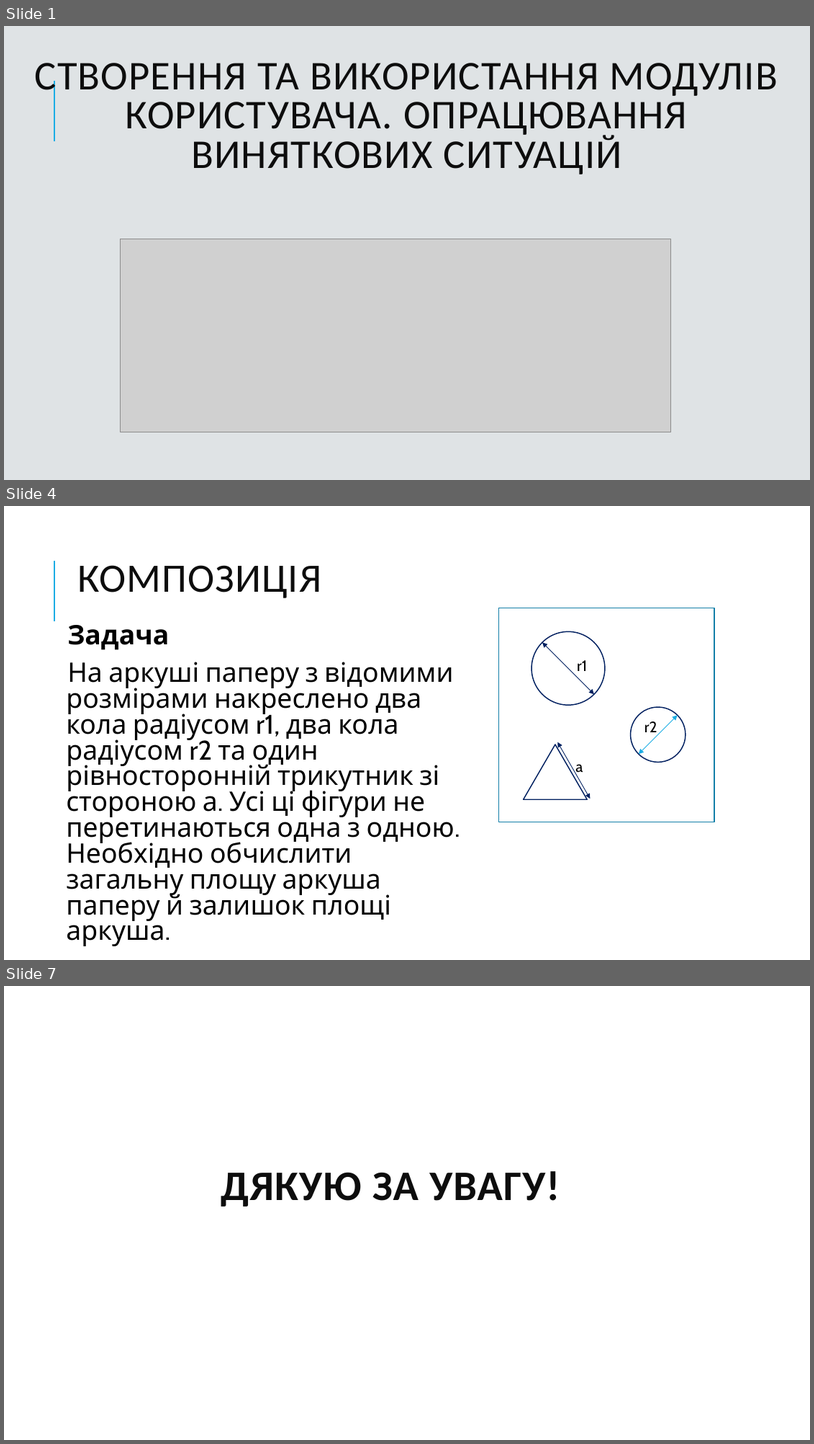
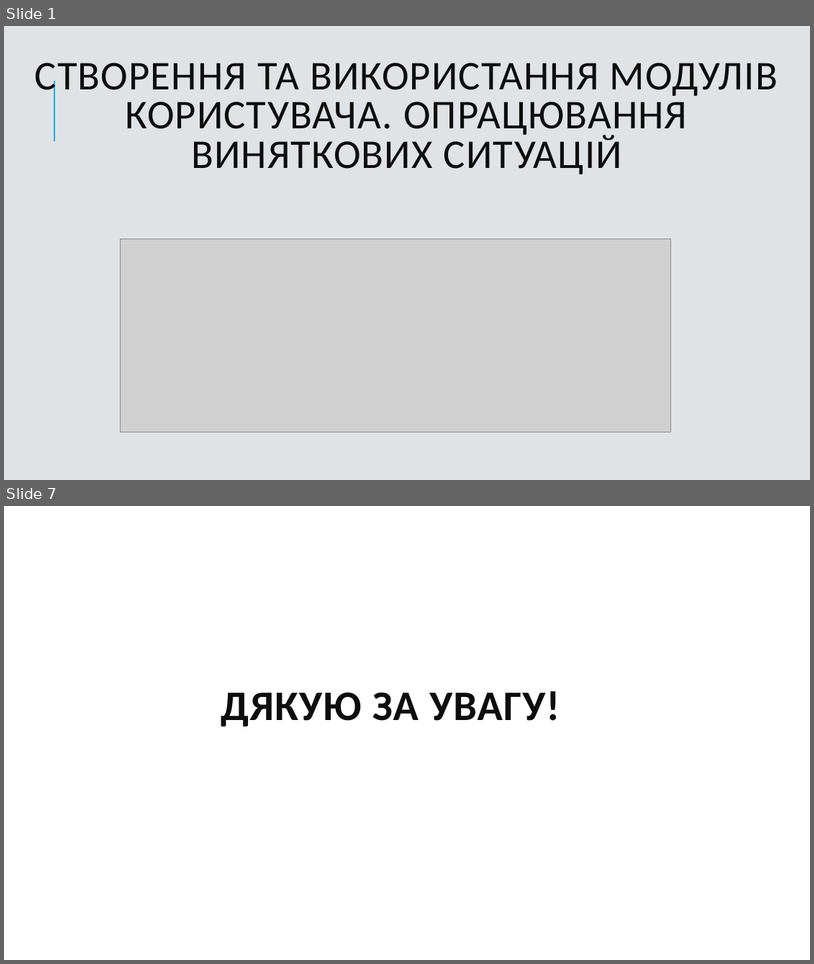
Before and after one commit to Zelenskiy/informatics_10_prof, a slide deck: Урок 45, 46. Створення та використання модулів користувача. Опрацювання виняткових ситуацій/Створення та використання модулів користувача. Опрацювання виняткових ситуацій.pptx. Shown one above the other, each under a label of ours: slides 1, 4 and 7 before the commit, slides 1 and 7 after it; the slides between them are not shown. The pictures are 814x1444 and 814x964 pixels, drawn with LibreOffice and Linux fonts; fonts in the diff are those of the drawing; grey boxes stand for pictures; background and template pictures are left out. Boxes give left, top, right and bottom in pixels: in the first picture for what was removed or moved away, otherwise in the second. Text is boxed around its words. In the diff, an @@ line names an element or a change of style, - is before the commit and + after.

```diff
--- a/Урок 45, 46. Створення та використання модулів користувача. Опрацювання виняткових ситуацій/Створення та використання модулів користувача. Опрацювання виняткових ситуацій.pptx
+++ b/Урок 45, 46. Створення та використання модулів користувача. Опрацювання виняткових ситуацій/Створення та використання модулів користувача. Опрацювання виняткових ситуацій.pptx
@@ slide 4 removed at bbox=[4, 506, 810, 960], background #FFFFFF; not listed: 1 template element that a slide beside it also shows @@
@@ title removed at bbox=[77, 565, 322, 598] @@
-КОМПОЗИЦІЯ
@@ rectangle removed at bbox=[499, 608, 715, 822] @@
@@ text removed at bbox=[66, 625, 455, 921] @@
-  Задача
-  На аркуші паперу з відомими розмірами накреслено два кола радіусом r1, два кола радіусом r2 та один рівносторонній трикутник зі стороною а. Усі ці фігури не перетинаються одна з одною. Необхідно обчислити загальну площу аркуша паперу й залишок площі аркуша.
@@ ellipse removed at bbox=[532, 632, 605, 705] @@
@@ double arrow removed from (543, 642) to (594, 694) @@
@@ text removed at bbox=[577, 660, 587, 671] @@
-r1
@@ ellipse removed at bbox=[630, 707, 686, 762] @@
@@ double arrow removed from (678, 715) to (639, 754) @@
@@ text removed at bbox=[645, 721, 658, 737] @@
-r2
@@ double arrow removed from (558, 742) to (591, 799) @@
@@ triangle removed at bbox=[524, 744, 587, 800] @@
@@ text removed at bbox=[576, 764, 583, 776] @@
-a
```
Also in this commit, not shown: 2 slides changed, 3 slides added, 2 other slides removed, 4 other files.
